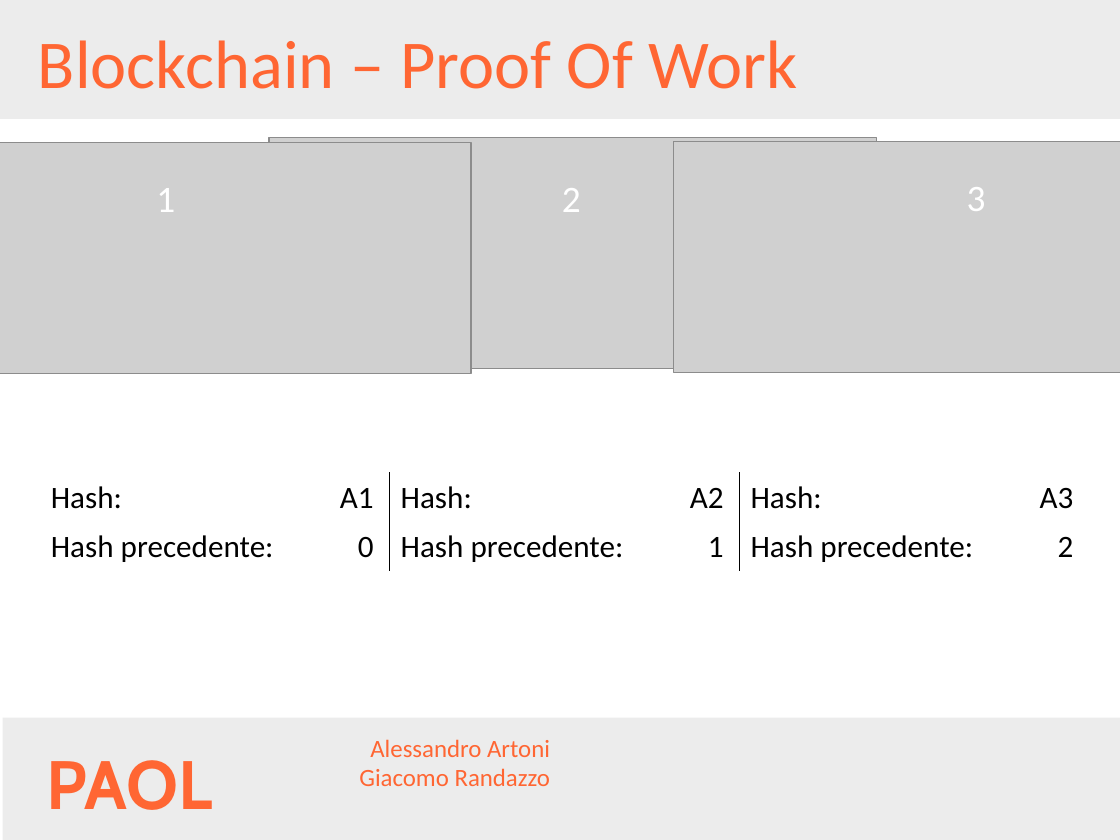
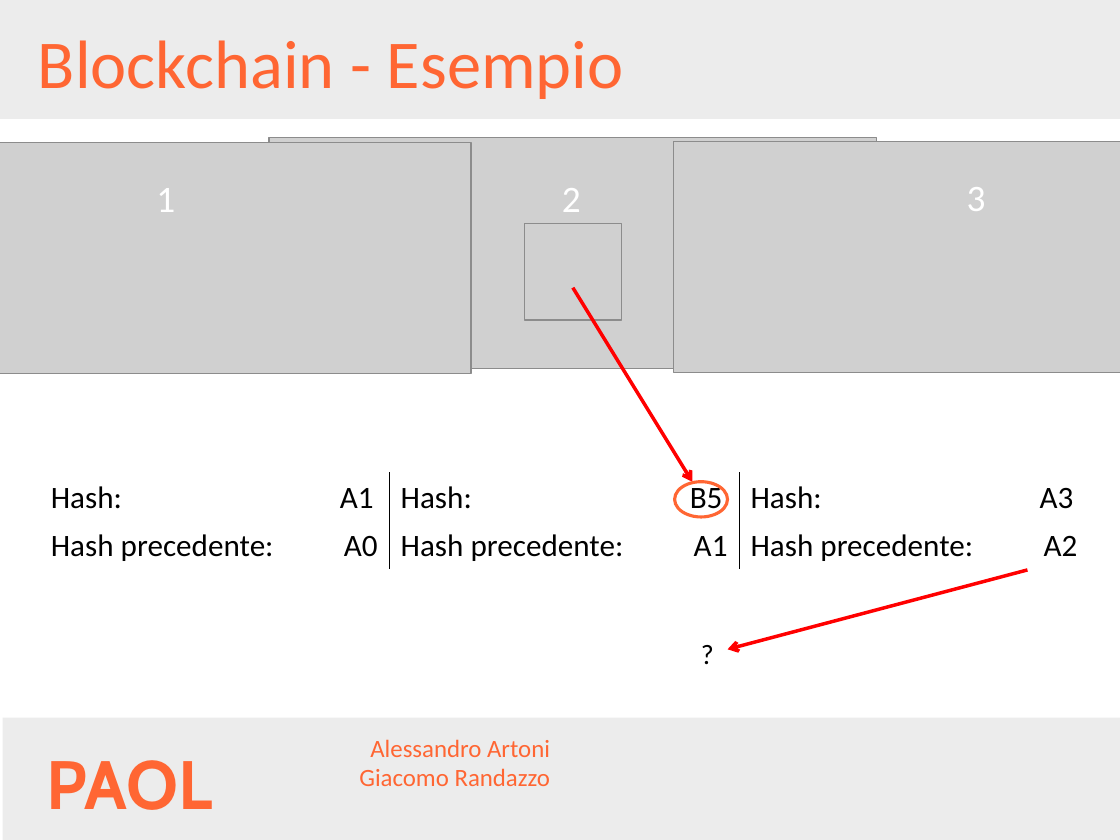
Before and after one commit to AlessandroArtoni/blockchainAndCriptocurrencies, a slide deck: slide 20 of Presentazione.pptx (slide 21 before the commit). Drawn at 1120x840 pixels with LibreOffice and Linux fonts; fonts in the diff are those of the drawing; grey boxes stand for pictures; background and template pictures are left out. Boxes give left, top, right and bottom in pixels: in the first picture for what was removed or moved away, otherwise in the second. Text is boxed around its words. In the diff, an @@ line names an element or a change of style, - is before the commit and + after.

Commit message:
added last slides

```diff
--- a/Presentazione.pptx
+++ b/Presentazione.pptx
@@ title at <box>38,40,624,99</box>: text changed @@
-Blockchain – Proof Of Work
+Blockchain - Esempio
@@ picture added at <box>524,223,622,320</box> @@
@@ arrow added from (572, 288) to (692, 482), #FF0000 2.25 pt @@
@@ table at <box>39,473,1088,570</box> @@
-row 1, column 2: Hash: A2
+row 1, column 2: Hash: B5
-row 2: Hash precedente: 0 | Hash precedente: 1 | Hash precedente: 2
+row 2: Hash precedente: A0 | Hash precedente: A1 | Hash precedente: A2
@@ ellipse added at <box>674,482,727,516</box>, outline #FF6633 2 pt @@
@@ arrow added from (1027, 570) to (728, 650), #FF0000 2.25 pt @@
@@ text added at <box>690,631,728,675</box>, 18 pt, text #000000 @@
+?
```
Also in this commit, not shown: 3 other slides changed, 4 slides added, 1 slide removed, 8 other files.
